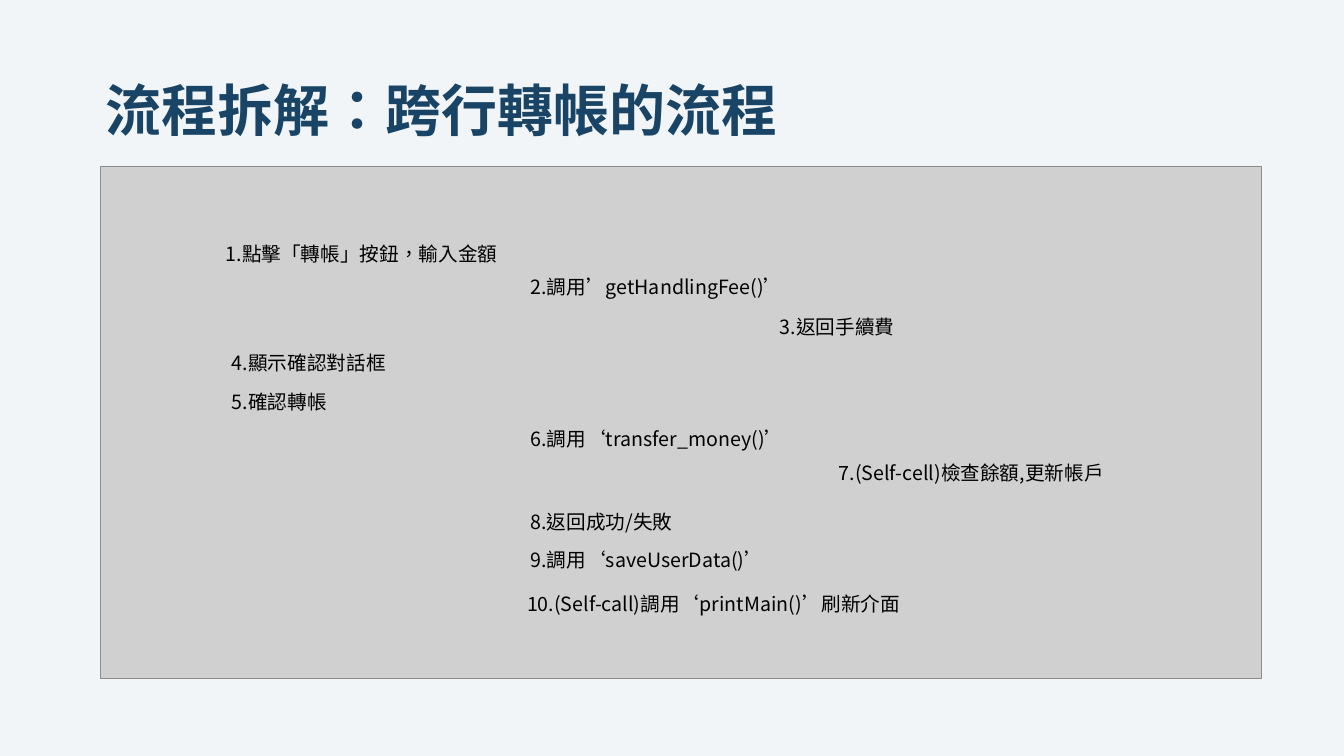
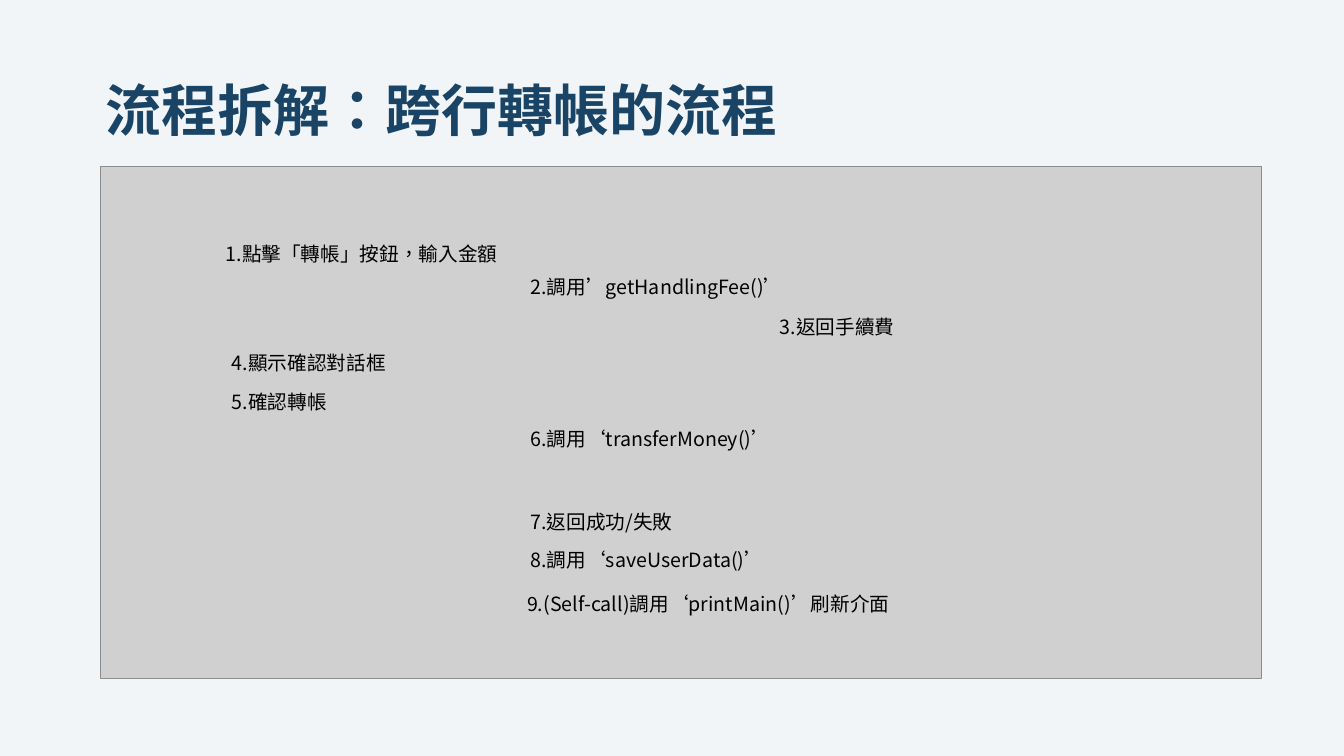
Before and after one commit to Liuyuweiyyyy/JAVA-final-bank, a slide deck: slide 12 of 銀行模擬系統.pptx. Drawn at 1344x756 pixels with LibreOffice and Linux fonts; fonts in the diff are those of the drawing; grey boxes stand for pictures. Boxes give left, top, right and bottom in pixels: in the first picture for what was removed or moved away, otherwise in the second. Text is boxed around its words. In the diff, an @@ line names an element or a change of style, - is before the commit and + after.

```diff
--- a/銀行模擬系統.pptx
+++ b/銀行模擬系統.pptx
@@ text at (531, 429, 772, 451): text changed @@
-6.調用‘transfer_money()’
+6.調用‘transferMoney()’
@@ text removed at (839, 463, 1104, 484) @@
-7.(Self-cell)檢查餘額,更新帳戶
@@ text at (531, 512, 673, 533): text changed @@
-8.返回成功/失敗
+7.返回成功/失敗
@@ text at (530, 550, 764, 571): text changed @@
-9.調用‘saveUserData()’
+8.調用‘saveUserData()’
@@ text at (527, 594, 889, 616): text changed @@
-10.(Self-call)調用‘printMain()’刷新介面
+9.(Self-call)調用‘printMain()’刷新介面
```
